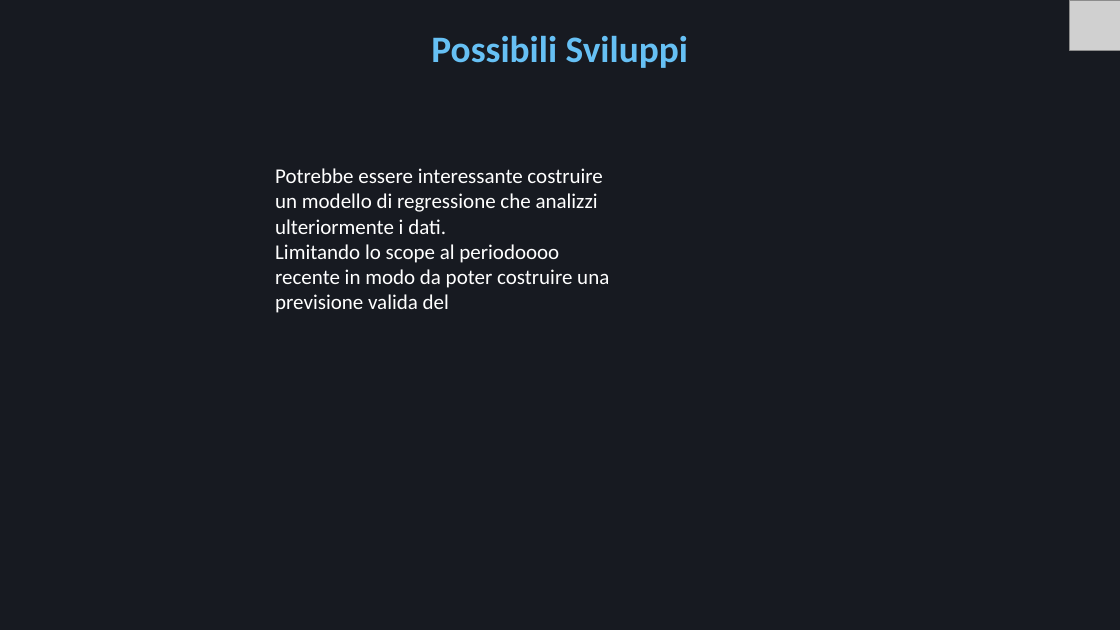
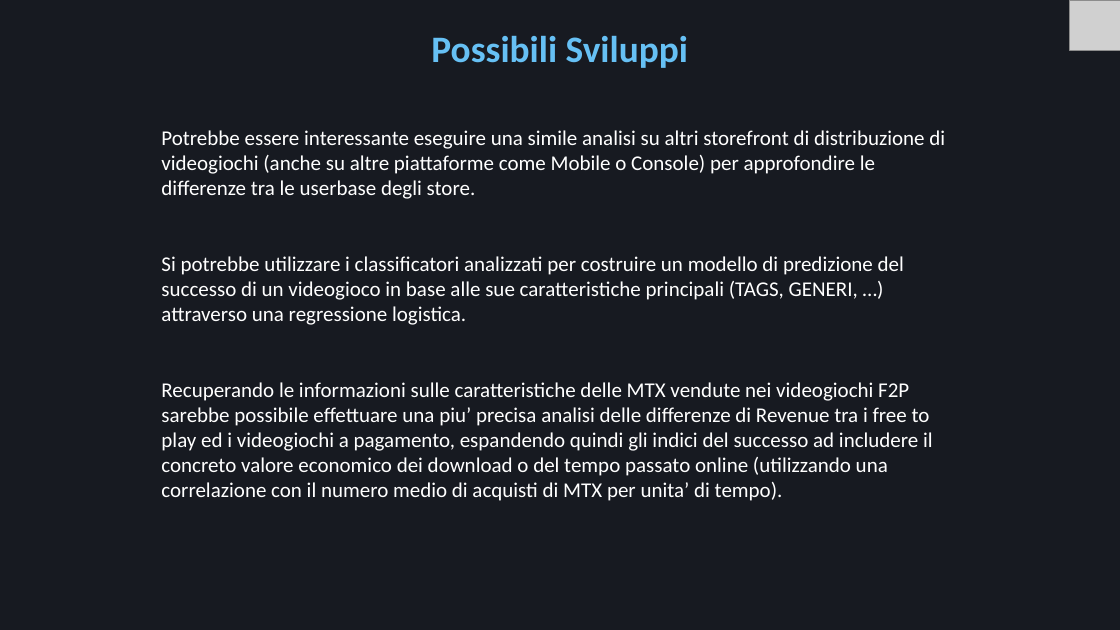
Before and after one commit to Mora11231/VisualizzazioneScientifica, a slide deck: slide 28 of Steam.pptx. Drawn at 1120x630 pixels with LibreOffice and Linux fonts; fonts in the diff are those of the drawing; grey boxes stand for pictures. Boxes give left, top, right and bottom in pixels: in the first picture for what was removed or moved away, otherwise in the second. Text is boxed around its words. In the diff, an @@ line names an element or a change of style, - is before the commit and + after.

```diff
--- a/Steam.pptx
+++ b/Steam.pptx
@@ text at <box>161,130,945,501</box>: text changed @@
-Potrebbe essere interessante costruire un modello di regressione che analizzi ulteriormente i dati.
-Limitando lo scope al periodoooo recente in modo da poter costruire una previsione valida del
+Potrebbe essere interessante eseguire una simile analisi su altri storefront di distribuzione di videogiochi (anche su altre piattaforme come Mobile o Console) per approfondire le differenze tra le userbase degli store.
+Si potrebbe utilizzare i classificatori analizzati per costruire un modello di predizione del successo di un videogioco in base alle sue caratteristiche principali (TAGS, GENERI, …) attraverso una regressione logistica.
+Recuperando le informazioni sulle caratteristiche delle MTX vendute nei videogiochi F2P sarebbe possibile effettuare una piu’ precisa analisi delle differenze di Revenue tra i free to play ed i videogiochi a pagamento, espandendo quindi gli indici del successo ad includere il concreto valore economico dei download o del tempo passato online (utilizzando una correlazione con il numero medio di acquisti di MTX per unita’ di tempo).
```
Also in this commit, not shown: 16 other slides changed, 8 other files.
